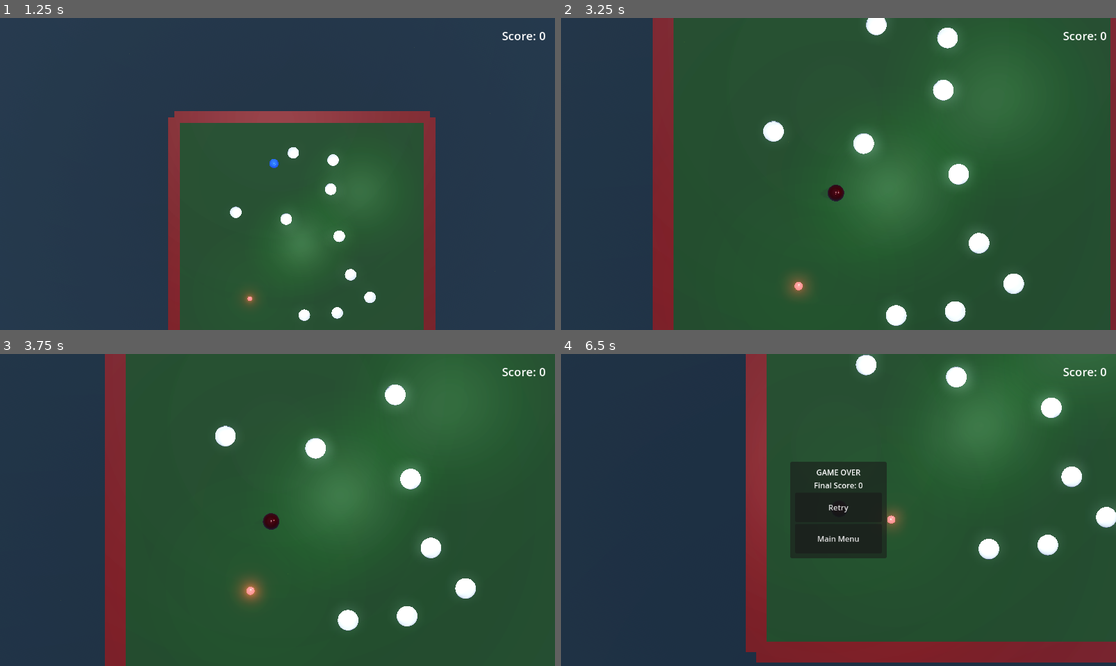
Above: before the commit, frames 1-4 (two rows, left to right).
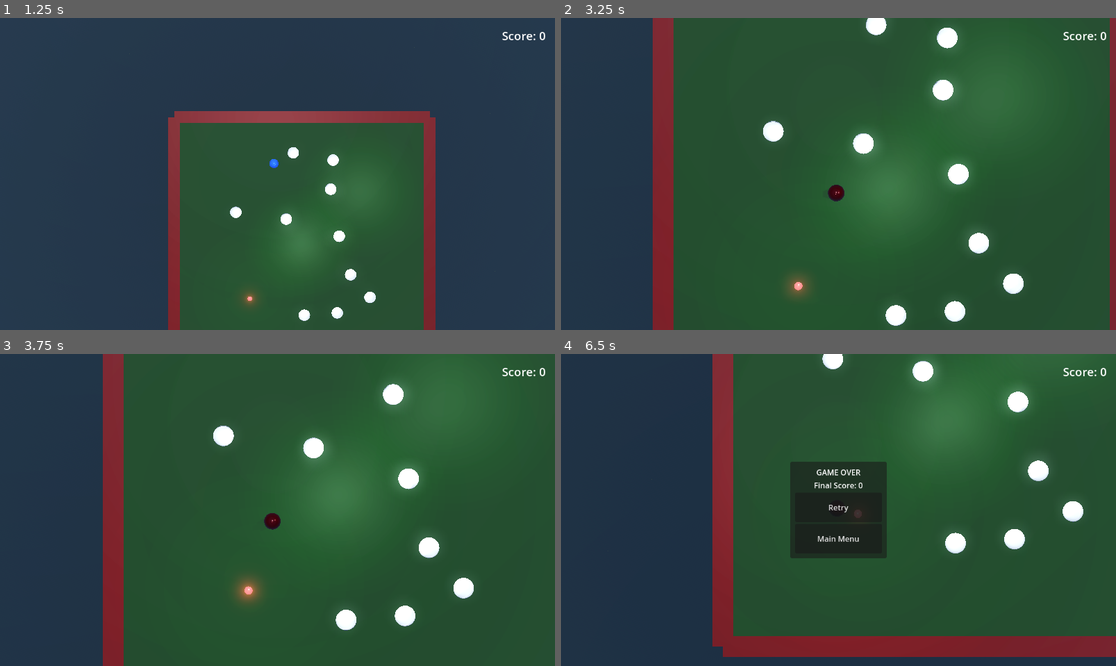
Above: after the commit, the same moments.

Repository: bluehexagons/snakeproject
Game: Godot game, scene res://scenes/main_menu.tscn
Same seed, same stepped clock (60 frames per second), same inputs: the game is played once before the commit and once after it.
Inputs:
- Up to frame 1 (1.25 s): click "New Game" at 0.5 s
- Up to frame 2 (3.25 s): hold W (move_up) 1.28-2.78 s; hold A (move_left) from 2.78 s (still down)
- Up to frame 3 (3.75 s): keep holding A (move_left)
- Up to frame 4 (6.5 s): release A (move_left) at 4.28 s; hold S (move_down) 4.28-5.03 s; hold D (move_right) 5.03-5.78 s; hold W (move_up) from 5.78 s (still down)

Frame 1 is identical in both runs. In frame 2, 0.2% of the frame differs, in the area x 36-99%, y 0-100%; in frame 3, 1.3%; in frame 4, 15%, in the area x 27-100%, y 0-99%.

Commit message:
Fixing and tuning post-death control

Diff:
--- a/scripts/player.gd
+++ b/scripts/player.gd
@@ -4,7 +4,7 @@
 const SEGMENT_SCENE = preload("res://scenes/segment.tscn")
 const SCORE_POPUP = preload("res://scenes/score_popup.tscn")
 
-const MAX_SPEED = 100000.0
+const EXPECTED_MAX_SPEED = 400.0
 const ACCELERATION = 200.0  # Increased since we're using forces now
 const CONTROL_DRAG = 0.8
 const DEAD_CONTROL_DRAG = 1.0
@@ -13,13 +13,13 @@
 const LUNGE_FORCE = 20.0
 const SEGMENT_PUSHBACK = 60.0
 const VELOCITY_SMOOTHING = 0.15
-const IDLE_SPEED_BASE = 3.0  # Rename IDLE_SPEED to IDLE_SPEED_BASE
+const SPEED_BOOST_BASE = 3.0  # Rename IDLE_SPEED to SPEED_BOOST_BASE
 const IDLE_TIMEOUT = 3.0  # Time in seconds before game over when idle
 const COLOR_CHANGE_SPEED = 5.0  # Speed of color transition
 const SPEED_SCORE_MULTIPLIER = 1.5  # Points per multiple of speed
-const MAX_SPEED_IDLE_MULTIPLIER = 3.0 # Max score multiplier for speed
-const IDLE_SPEED_INCREASE = 0.5  # Speed increase per food eaten
-const MAX_IDLE_SPEED = 15.0  # Cap on how fast the minimum speed can get
+const MAX_BONUS_SPEED_MULTIPLIER = 3.0 # Max score multiplier for speed
+const BONUS_SPEED_PER_FEED = 0.5  # Speed increase per food eaten
+const MAX_SPEED_BOOST = 15.0  # Cap on how fast the minimum speed can get
 const SEGMENT_SPAWN_OFFSET = 0.8  # Reduced from 1.2 to spawn closer
 const SEGMENT_SPAWN_VELOCITY = 0.7  # Increased from 0.8 for better matching
 const SEGMENT_LUNGE_FORCE = 0.3  # New constant for forward momentum
@@ -52,10 +52,11 @@
 var has_started_moving: bool = false
 var food_eaten: int = 0
 var filler_eaten: int = 0
-var current_idle_speed: float = IDLE_SPEED_BASE
+var current_speed_boost: float = SPEED_BOOST_BASE
 var is_dead: bool = false
 var has_lost: bool = false
 var stuck_detector: RefCounted
+var dead_time: float = 0.0
 
 var physics_basis: Basis
 var visual_basis: Basis
@@ -69,7 +70,6 @@
 	physics_basis = mesh_instance.basis
 	visual_basis = mesh_instance.basis
 	drag_coefficient = PhysicsConstants.PLAYER_DRAG
-	max_speed = PhysicsConstants.PLAYER_MAX_SPEED
 	mass = 0.5
 
 	# Store initial emission color
@@ -142,10 +142,13 @@
 	input_dir.x = Input.get_axis("move_left", "move_right")
 	input_dir.z = Input.get_axis("move_up", "move_down")
 
-	if input_dir != Vector3.ZERO:
+	if is_dead:
+		dead_time += delta
+
+	if not has_lost and input_dir != Vector3.ZERO:
 		has_started_moving = true
 		input_dir = input_dir.normalized()
-		velocity += input_dir * (current_idle_speed / max(pow(stuck_time, 2.0), 1.0) if is_dead else ACCELERATION + (current_idle_speed * 10.0)) * delta
+		velocity += input_dir * (current_speed_boost / max(sqrt(dead_time), 1.0) if is_dead else ACCELERATION + (current_speed_boost * 10.0)) * delta
 		velocity *= DEAD_CONTROL_DRAG if is_dead else CONTROL_DRAG
 
 	if velocity != Vector3.ZERO:
@@ -172,7 +175,7 @@
 
 	# Update head rotation
 	if velocity != Vector3.ZERO:
-		var speed_factor = clamp(velocity.length() / MAX_SPEED, 0.0, 1.0)
+		var speed_factor = clamp(velocity.length() / EXPECTED_MAX_SPEED, 0.0, 1.0)
 		var forward = velocity.normalized()
 		var right = forward.cross(Vector3.UP).normalized()  # Normalize the right vector
 		var up = right.cross(forward).normalized()  # Normalize the up vector
@@ -185,7 +188,7 @@
 		# Apply the rotation with normalized basis
 		mesh_instance.basis = mesh_instance.basis.slerp(target_basis, delta * ROTATION_SPEED).orthonormalized()
 
-	var current_speed = min(max(velocity.length(), current_idle_speed) / current_idle_speed, MAX_SPEED_IDLE_MULTIPLIER)
+	var current_speed = min(max(velocity.length(), current_speed_boost) / current_speed_boost, MAX_BONUS_SPEED_MULTIPLIER)
 
 	# Food collection
 	for food_node in get_tree().get_nodes_in_group("food"):
@@ -194,15 +197,18 @@
 				score_change += food_node.dead_eat()
 			else:
 				score_change += food_node.eat()
-			if len(segments) > 0:
+
+			if len(segments) > 0 and is_instance_valid(segments[0]):
 				segments[0].velocity -= facing_direction * SEGMENT_PUSHBACK
 
-			add_segment()
+			if not is_dead:
+				add_segment()
+
 			food_eaten += 1
 			# Update minimum speed requirement
-			current_idle_speed = min(
-				IDLE_SPEED_BASE + (food_eaten * IDLE_SPEED_INCREASE),
-				MAX_IDLE_SPEED
+			current_speed_boost = min(
+				SPEED_BOOST_BASE + (food_eaten * BONUS_SPEED_PER_FEED),
+				MAX_SPEED_BOOST
 			)
 			# Add extra momentum when collecting food
 			velocity += facing_direction * LUNGE_FORCE
@@ -212,7 +218,7 @@
 			if game_manager:
 				game_manager.on_food_collected()
 
-	if score_change > 0.0:
+	if not has_lost and score_change > 0.0:
 		# Calculate score based on speed
 		score_change = int(current_speed * score_change * SPEED_SCORE_MULTIPLIER)
 		score_change = max(int(score_change), 1)
@@ -225,15 +231,18 @@
 			popup.text = "+" + str(score_change)
 			get_parent().add_child(popup)
 
-	# Store physics state
+	# Store physics state with normalized basis
 	super._physics_process(delta)
-	physics_basis = mesh_instance.basis
+	physics_basis = mesh_instance.basis.orthonormalized()
 
 func _process(_delta):
 	# Interpolate visual position between physics updates
 	var fraction = Engine.get_physics_interpolation_fraction()
 	visual_pos = physics_pos.lerp(global_position, fraction)
-	visual_basis = physics_basis.slerp(mesh_instance.basis, fraction)
+
+	# Ensure both bases are normalized before interpolating
+	var current_basis = mesh_instance.basis.orthonormalized()
+	visual_basis = physics_basis.slerp(current_basis, fraction).orthonormalized()
 
 	# Update visual representation
 	mesh_instance.global_position = visual_pos
@@ -308,7 +317,7 @@
 		"z": facing_direction.z
 	}
 	base_data["food_eaten"] = food_eaten
-	base_data["current_idle_speed"] = current_idle_speed
+	base_data["current_speed_boost"] = current_speed_boost
 	base_data["segments"] = get_segment_positions()
 	return base_data
 
@@ -351,11 +360,12 @@
 			float(state.facing_direction.z)
 		)
 		food_eaten = state.get("food_eaten", 0)
-		current_idle_speed = state.get("current_idle_speed", IDLE_SPEED_BASE)
+		current_speed_boost = state.get("current_speed_boost", SPEED_BOOST_BASE)
 
 func lose():
 	if has_lost:
 		return
+
 	has_lost = true
 
 	var game_manager = get_tree().get_first_node_in_group("game_manager")
